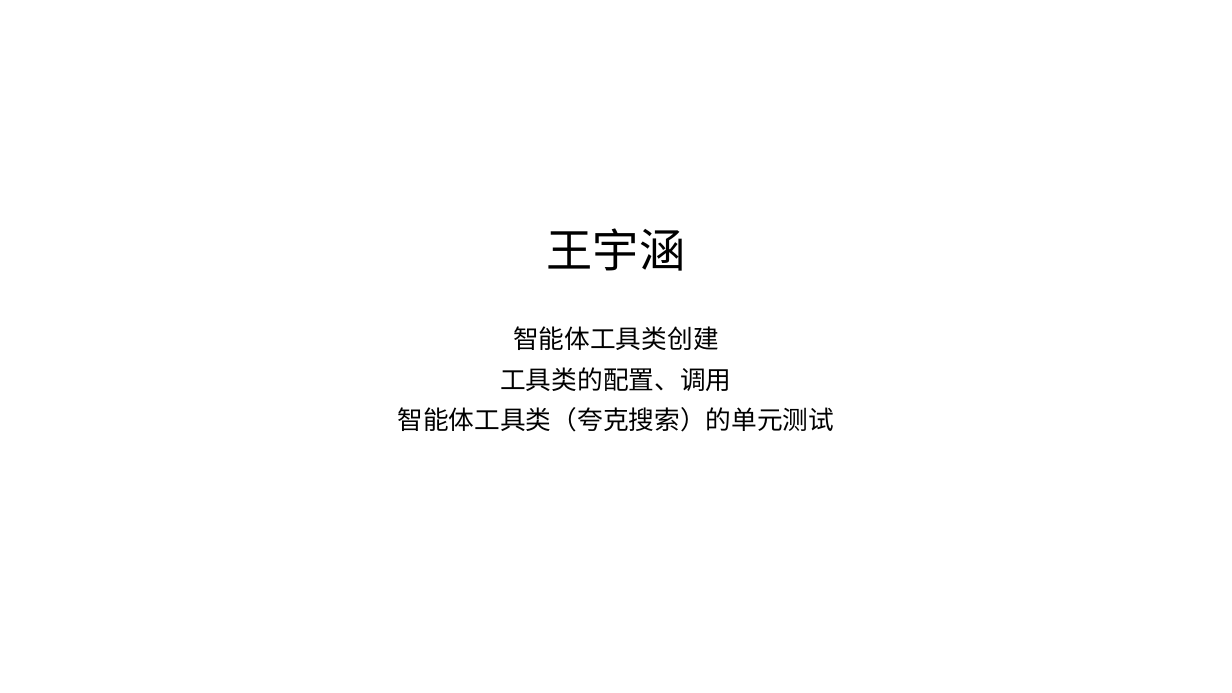
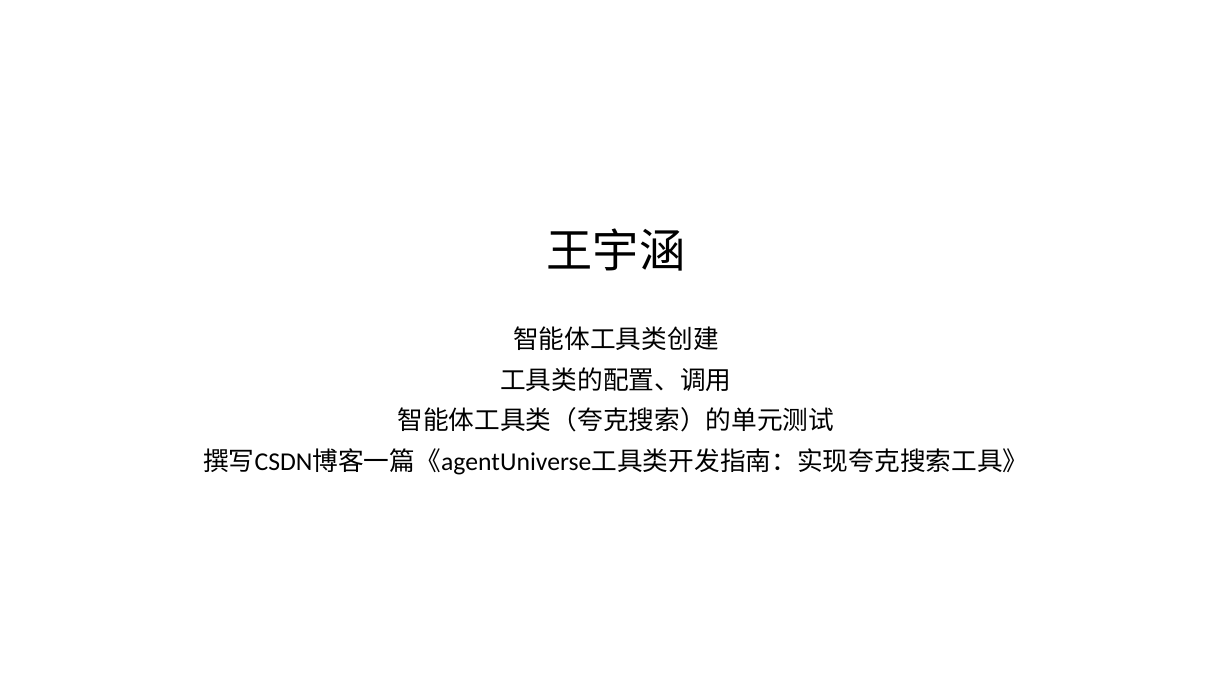
Before and after one commit to C32-SoundTech/SoundTech, a slide deck: slide 1 of docs/GloriousEpiphany/20251023-汇报/1023个人汇报.pptx. Drawn at 1232x693 pixels with LibreOffice and Linux fonts; fonts in the diff are those of the drawing. Boxes give left, top, right and bottom in pixels: in the first picture for what was removed or moved away, otherwise in the second. Text is boxed around its words. In the diff, an @@ line names an element or a change of style, - is before the commit and + after.

Commit message:
docs: 更新个人汇报PPT文件

```diff
--- a/docs/GloriousEpiphany/20251023-汇报/1023个人汇报.pptx
+++ b/docs/GloriousEpiphany/20251023-汇报/1023个人汇报.pptx
@@ subtitle at box(203, 448, 1028, 475): paragraph added @@
+撰写CSDN博客一篇《agentUniverse工具类开发指南：实现夸克搜索工具》
```
